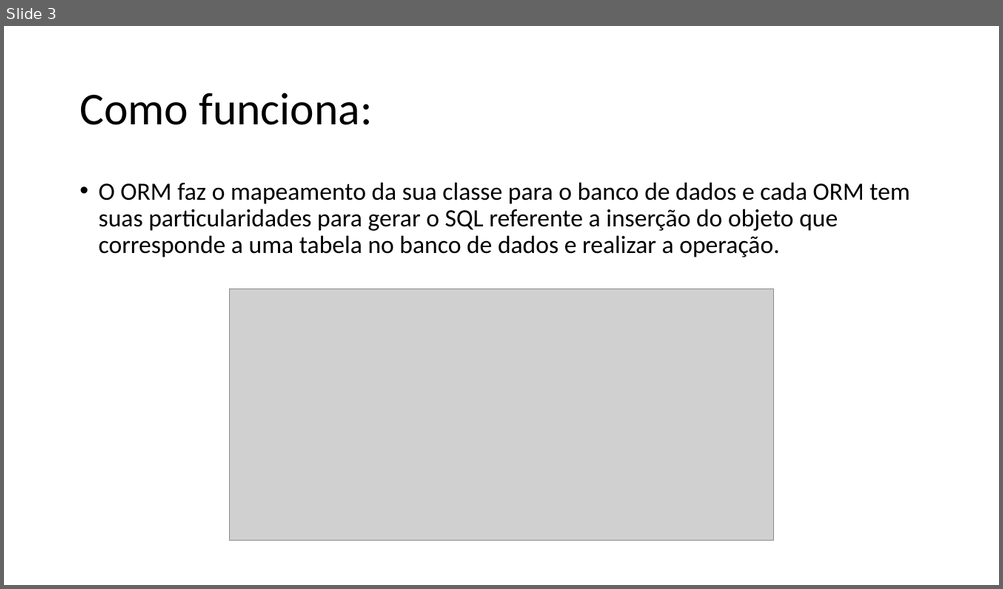
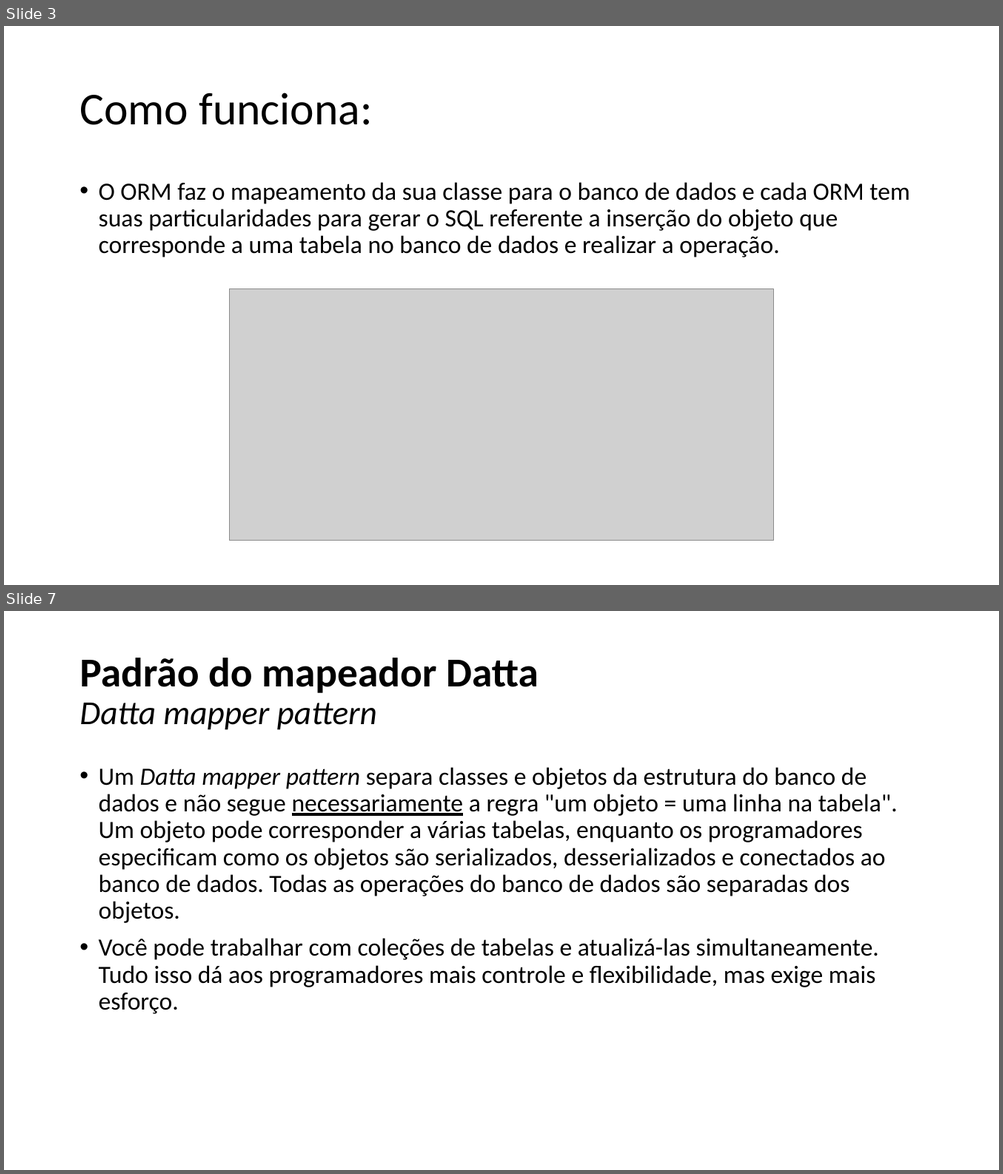
Before and after one commit to muriloHx/trabalho-mvc, a slide deck: slides/ORM.pptx. Shown one above the other, each under a label of ours: slide 3 before the commit, slides 3 and 7 after it; the slides between them are not shown. The pictures are 1003x589 and 1003x1174 pixels, drawn with LibreOffice and Linux fonts; fonts in the diff are those of the drawing; grey boxes stand for pictures. Boxes give left, top, right and bottom in pixels: in the first picture for what was removed or moved away, otherwise in the second. Text is boxed around its words. In the diff, an @@ line names an element or a change of style, - is before the commit and + after.

```diff
--- a/slides/ORM.pptx
+++ b/slides/ORM.pptx
@@ slide 7 added at bbox=[4, 611, 999, 1170], background #FFFFFF @@
@@ title added at bbox=[79, 658, 538, 730], 39.6 pt, text #000000, bold @@
+Padrão do mapeador Datta
+Datta mapper pattern
@@ text added at bbox=[99, 767, 897, 1014], 24 pt, text #000000 @@
+• Um Datta mapper pattern separa classes e objetos da estrutura do banco de dados e não segue necessariamente a regra "um objeto = uma linha na tabela". Um objeto pode corresponder a várias tabelas, enquanto os programadores especificam como os objetos são serializados, desserializados e conectados ao banco de dados. Todas as operações do banco de dados são separadas dos objetos.
+• Você pode trabalhar com coleções de tabelas e atualizá-las simultaneamente. Tudo isso dá aos programadores mais controle e flexibilidade, mas exige mais esforço.
```
Also in this commit, not shown: 1 slide changed, 4 other slides added.
